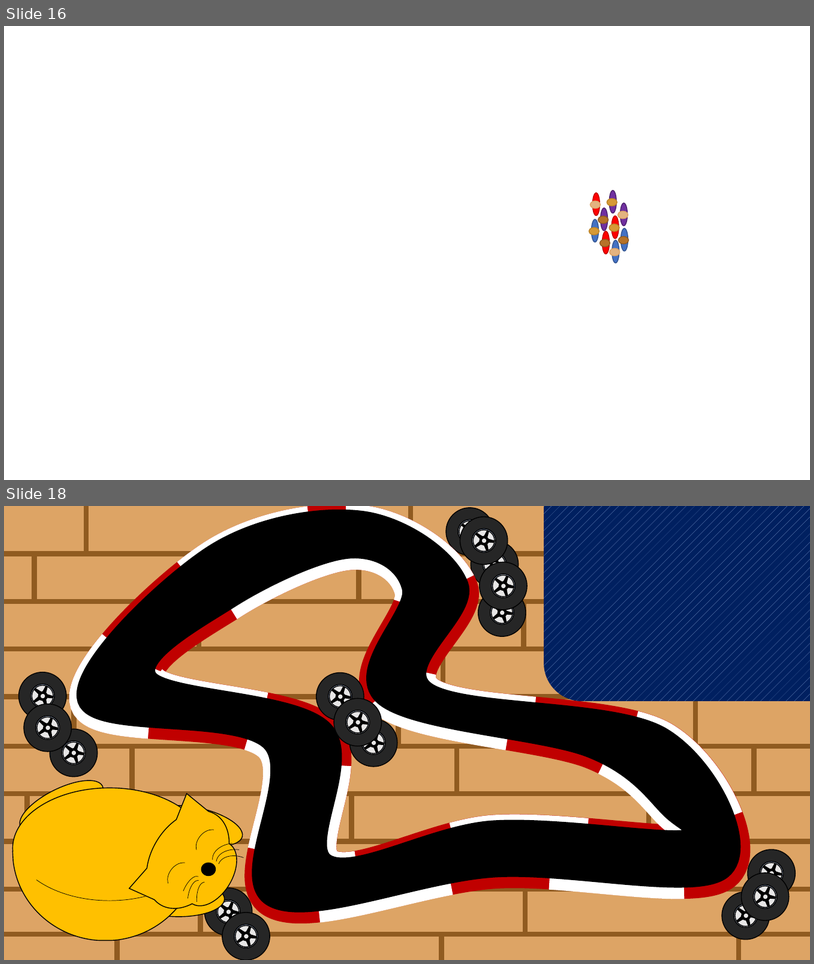
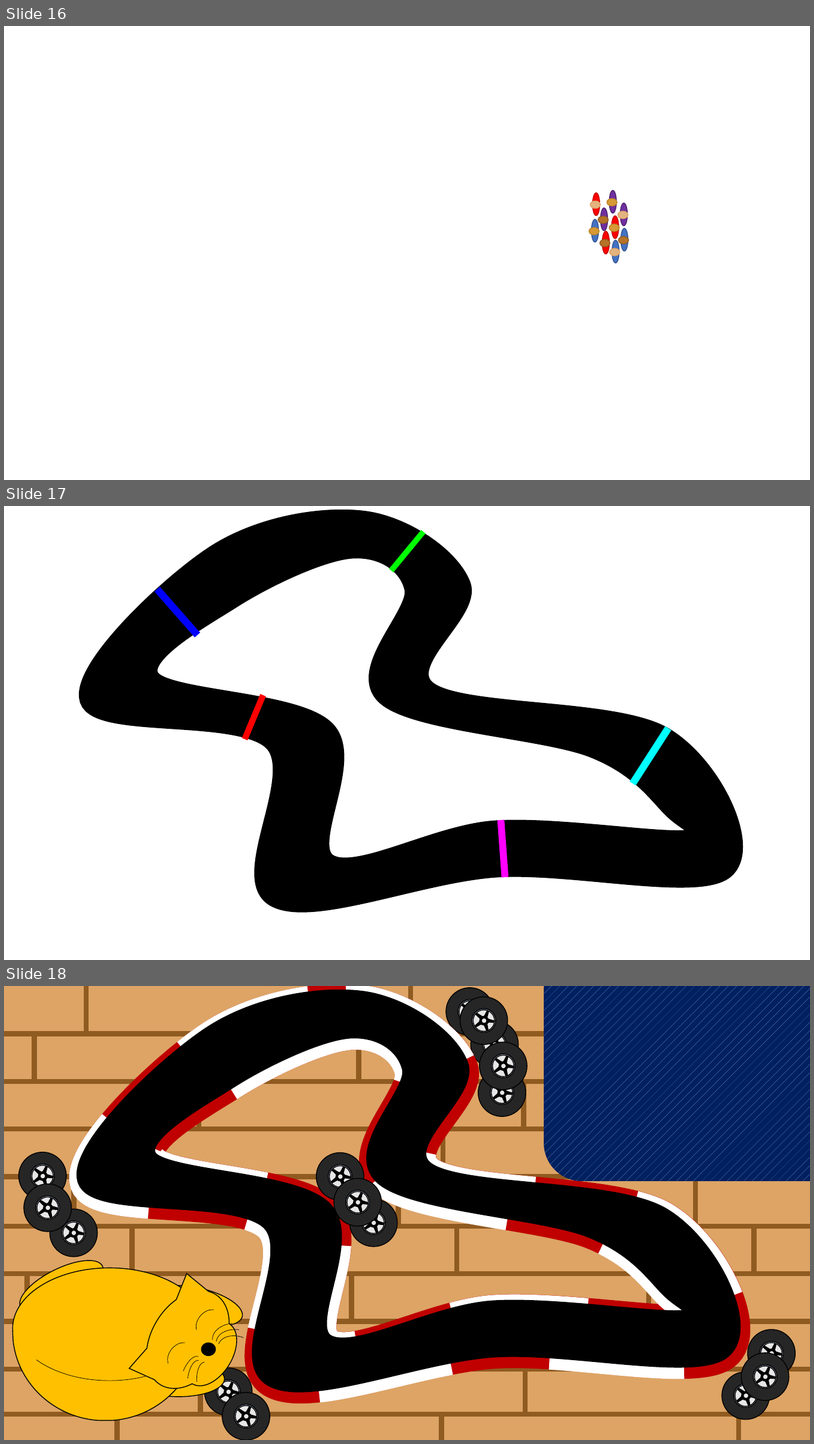
Before and after one commit to Buildasaurus/Genetic-Racing-Car, a slide deck: Data/Racerbane og bil.pptx. Shown one above the other, each under a label of ours: slides 16 and 18 before the commit, slides 16, 17 and 18 after it; the slides between them are not shown. The pictures are 814x964 and 814x1444 pixels, drawn with LibreOffice and Linux fonts; fonts in the diff are those of the drawing. Boxes give left, top, right and bottom in pixels: in the first picture for what was removed or moved away, otherwise in the second. Text is boxed around its words. In the diff, an @@ line names an element or a change of style, - is before the commit and + after.

```diff
--- a/Data/Racerbane og bil.pptx
+++ b/Data/Racerbane og bil.pptx
@@ slide 17 added at box(4, 506, 810, 960), background #FFFFFF @@
@@ freeform shape added at box(87, 518, 735, 904), fill #000000, outline #000000 20 pt @@
@@ rectangle added at box(389, 530, 425, 572), fill #00FF00 @@
@@ rectangle added at box(155, 586, 200, 637), fill #0000FF @@
@@ rectangle added at box(242, 694, 266, 741), fill #FF0000 @@
@@ rectangle added at box(630, 726, 672, 786), fill #00FFFF @@
@@ rectangle added at box(498, 819, 509, 877), fill #FF00FF @@
```
Also in this commit, not shown: 1 slide removed, 2 other files.
